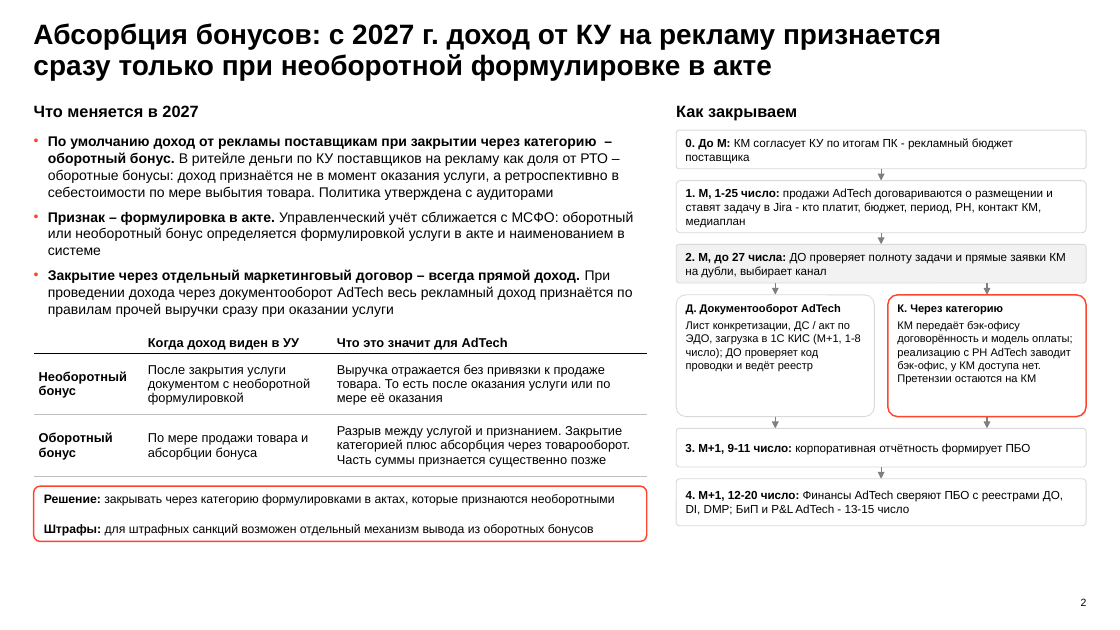
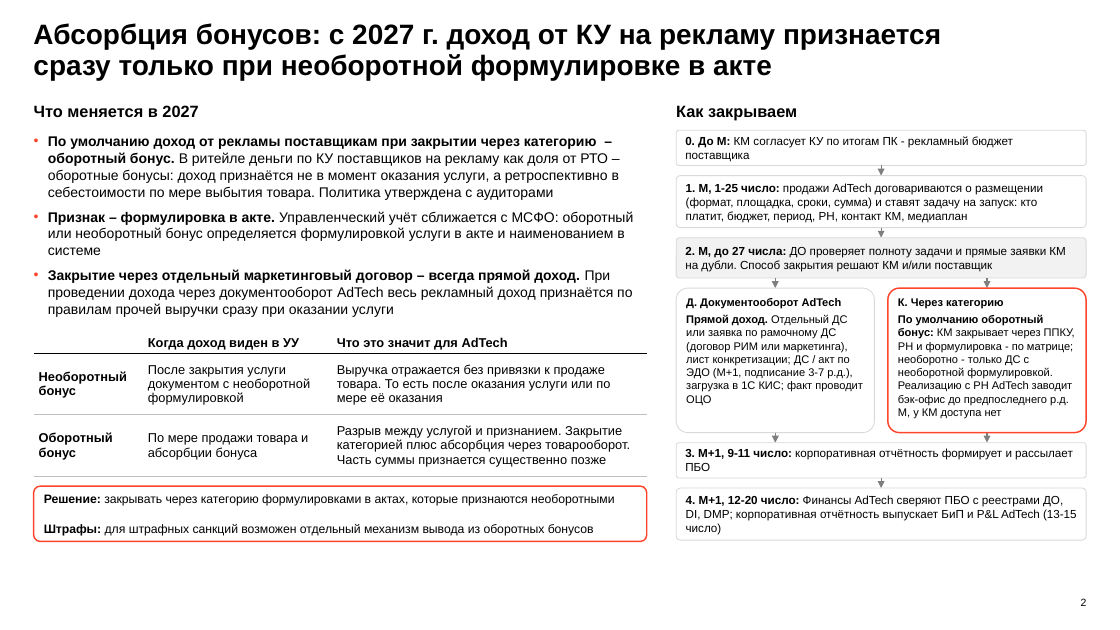
Before and after one commit to DenisMagnit/1, a slide deck: slide 2 of AdTech_КУ_2027_логика_драфт.pptx. Drawn at 1120x630 pixels with LibreOffice and Linux fonts; fonts in the diff are those of the drawing; background and template pictures are left out. Boxes give left, top, right and bottom in pixels: in the first picture for what was removed or moved away, otherwise in the second. Text is boxed around its words. In the diff, an @@ line names an element or a change of style, - is before the commit and + after.

```diff
--- a/AdTech_КУ_2027_логика_драфт.pptx
+++ b/AdTech_КУ_2027_логика_драфт.pptx
@@ text in rounded rectangle at (x1=686, y1=183, x2=1043, y2=223): text changed @@
-1. М, 1-25 число: продажи AdTech договариваются о размещении и ставят задачу в Jira - кто платит, бюджет, период, РН, контакт КМ, медиаплан
+1. М, 1-25 число: продажи AdTech договариваются о размещении (формат, площадка, сроки, сумма) и ставят задачу на запуск: кто платит, бюджет, период, РН, контакт КМ, медиаплан
@@ 4 arrows, 2 rounded rectangles moved together from (x1=676, y1=169, x2=1086, y2=295) to (x1=676, y1=166, x2=1086, y2=288) @@
@@ text in rounded rectangle at (x1=685, y1=247, x2=1065, y2=272): text changed @@
-2. М, до 27 числа: ДО проверяет полноту задачи и прямые заявки КМ на дубли, выбирает канал
+2. М, до 27 числа: ДО проверяет полноту задачи и прямые заявки КМ на дубли. Способ закрытия решают КМ и/или поставщик
@@ rounded rectangle "Д. Документооборот AdTech" resized from (x1=676, y1=295, x2=875, y2=417) to (x1=676, y1=288, x2=875, y2=433) @@
@@ rounded rectangle "К. Через категорию" resized from (x1=888, y1=295, x2=1086, y2=417) to (x1=888, y1=288, x2=1086, y2=433) @@
@@ text in rounded rectangle at (x1=686, y1=314, x2=863, y2=405): text changed @@
-Лист конкретизации, ДС / акт по ЭДО, загрузка в 1С КИС (М+1, 1-8 число); ДО проверяет код проводки и ведёт реестр
+Прямой доход. Отдельный ДС или заявка по рамочному ДС (договор РИМ или маркетинга), лист конкретизации; ДС / акт по ЭДО (М+1, подписание 3-7 р.д.), загрузка в 1С КИС; факт проводит ОЦО
@@ text in rounded rectangle at (x1=898, y1=314, x2=1075, y2=419): text changed @@
-КМ передаёт бэк-офису договорённость и модель оплаты; реализацию с РН AdTech заводит бэк-офис, у КМ доступа нет. Претензии остаются на КМ
+По умолчанию оборотный бонус: КМ закрывает через ППКУ, РН и формулировка - по матрице; необоротно - только ДС с необоротной формулировкой. Реализацию с РН AdTech заводит бэк-офис до предпоследнего р.д. М, у КМ доступа нет
@@ text in rounded rectangle at (x1=685, y1=448, x2=1073, y2=471): text changed @@
-3. М+1, 9-11 число: корпоративная отчётность формирует ПБО
+3. М+1, 9-11 число: корпоративная отчётность формирует и рассылает ПБО
@@ 2 arrows, 1 rounded rectangle moved together from (x1=676, y1=417, x2=1086, y2=467) to (x1=676, y1=433, x2=1086, y2=478) @@
@@ arrow moved from (881, 467) - (881, 479) to (881, 478) - (881, 488) @@
@@ rounded rectangle "4. М+1, 12-20 число: Финансы ..." resized from (x1=676, y1=479, x2=1086, y2=526) to (x1=676, y1=488, x2=1086, y2=540) @@
@@ text in rounded rectangle at (x1=686, y1=495, x2=1077, y2=535): text changed @@
-4. М+1, 12-20 число: Финансы AdTech сверяют ПБО с реестрами ДО, DI, DMP; БиП и P&L AdTech - 13-15 число
+4. М+1, 12-20 число: Финансы AdTech сверяют ПБО с реестрами ДО, DI, DMP; корпоративная отчётность выпускает БиП и P&L AdTech (13-15 число)
```
